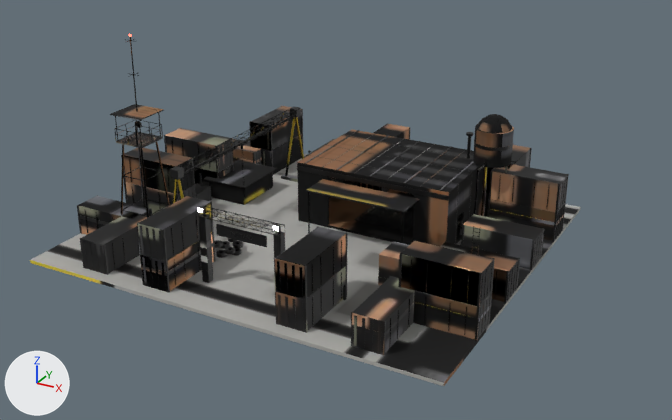
One commit to the glTF model assets/models/bases/yard.glb: the scene before it, then after it.
Camera for both pictures: a 50 mm lens placed at (36.0, -63.1, 33.9), pointed at (3.0, -3.0, 3.8). The lights are fixed; the arrows at lower left show +X, +Y and +Z. The first picture is the older version. Vertices at exactly the same position are counted once.

In view in the first picture: 'hull' and 1 more.
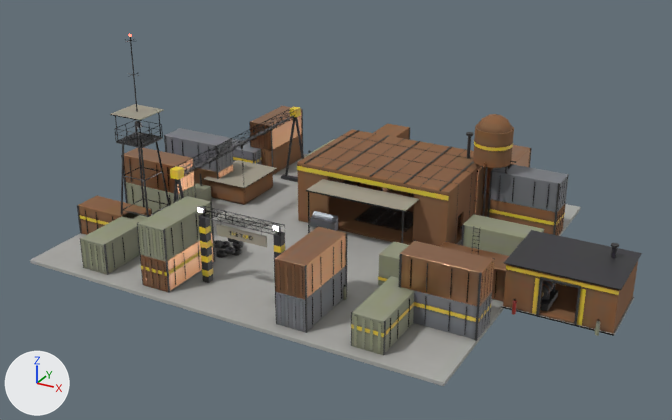
Location of each change, [x1, y1, x2, y2] in pixels of the pictures (672 x 420 px):
'hull', reshaped (11% wider): before [30, 37, 581, 386]; after [30, 37, 642, 386]
part 1 of me_plinth, added: after [501, 296, 635, 336]
part 2 of me_plinth, added: after [504, 230, 642, 290]
part 3 of me_plinth, added: after [536, 279, 543, 315]
part 4 of me_plinth, added: after [574, 288, 581, 325]
part 5 of me_plinth, added: after [540, 277, 581, 288]
part 6 of me_plinth, added: after [611, 247, 617, 258]
part 7 of me_plinth, added: after [540, 290, 558, 311]
part 8 of me_plinth, added (brown): after [503, 261, 638, 336]
part 9 of me_plinth, added: after [310, 211, 338, 230]
part 10 of me_plinth, surface changed (lighter): [30, 71, 581, 386] in both

The change, as a diff of the scene's bpy script:
```diff
--- a/assets/models/bases/yard.glb.py
+++ b/assets/models/bases/yard.glb.py
@@ me_plinth @@
 # used by ob_hull; location = (0.0, 0.0, 0.0)
-me_plinth.from_pydata(...)  # 33700 vertices, 62736 faces; spans x -18.0..18.0, y -16.0..16.0, z -0.3..17.3
+me_plinth.from_pydata(...)  # 40882 vertices, 76544 faces; spans x -18.0..26.1, y -16.0..16.0, z -0.3..17.3
+# me_plinth part 1: the loose piece of 56 vertices spanning x 12.0..18.0, y -4.2..-1.8, z 0.0..2.6 is copied, and the copy is scaled about its middle by (1.37, 2.62, 0.0423), then moved by (7.0, 1.0, -1.2), in mat_yard_concrete (picture img_yard_color); it spans x 17.9..26.1, y -5.1..1.1, z 0.0..0.1
+# me_plinth part 2: the loose piece of 56 vertices spanning x 12.0..18.0, y -4.2..-1.8, z 0.0..2.6 is copied, and the copy is scaled about its middle by (1.39, 2.65, 0.0301), then moved by (7.0, 1.0, 2.4), in mat_yard_black (picture img_yard_color); it spans x 17.9..26.1, y -5.2..1.2, z 3.6..3.7
+# me_plinth part 3: the loose piece of 56 vertices spanning x 12.0..18.0, y -4.2..-1.8, z 0.0..2.6 is copied, and the copy is scaled about its middle by (0.0213, 0.159, 1.14), then moved by (5.6, -2.0, 0.4), in mat_yard_black (picture img_yard_color); it spans x 20.5..20.7, y -5.2..-4.8, z 0.2..3.1
+# me_plinth part 4: the loose piece of 56 vertices spanning x 12.0..18.0, y -4.2..-1.8, z 0.0..2.6 is copied, and the copy is scaled about its middle by (0.0213, 0.159, 1.14), then moved by (8.4, -2.0, 0.4), in mat_yard_black (picture img_yard_color); it spans x 23.3..23.5, y -5.2..-4.8, z 0.2..3.1
+# me_plinth part 5: the loose piece of 56 vertices spanning x 12.0..18.0, y -4.2..-1.8, z 0.0..2.6 is copied, and the copy is scaled about its middle by (0.482, 0.159, 0.0496), then moved by (7.0, -2.0, 1.8), in mat_yard_black (picture img_yard_color); it spans x 20.5..23.5, y -5.2..-4.8, z 3.0..3.2
+# me_plinth part 6: a new loose piece, a 10-sided cylinder along z spanning x 24.33..24.67, y -0.68..-0.32, z 3.7..4.6, in mat_yard_black (picture img_yard_color)
+# me_plinth part 7: the loose piece of 56 vertices spanning x 12.0..18.0, y -4.2..-1.8, z 0.0..2.6 is copied, and the copy is scaled about its middle by (0.248, 1.09, 0.186), then moved by (5.4, -0.2, -0.8), in mat_yard_black (picture img_yard_color); it spans x 19.6..21.1, y -4.5..-1.9, z 0.2..0.8
+# me_plinth part 8: 5398 vertices added at x 18.0..26.0, y -5.6..1.0, z 0.0..3.6
+# me_plinth part 9: 80 vertices added at x -1.2..1.2, y 0.0..0.7, z 0.2..1.5
+# me_plinth part 10: 62629 kept faces spanning x -18.0..18.0, y -16.0..16.0, z -0.3..17.3 get new texture (UV) coordinates
+# other edits to the shape of me_plinth do not show in these pictures
 me_plinth.materials.append(mat_yard_concrete)
```
